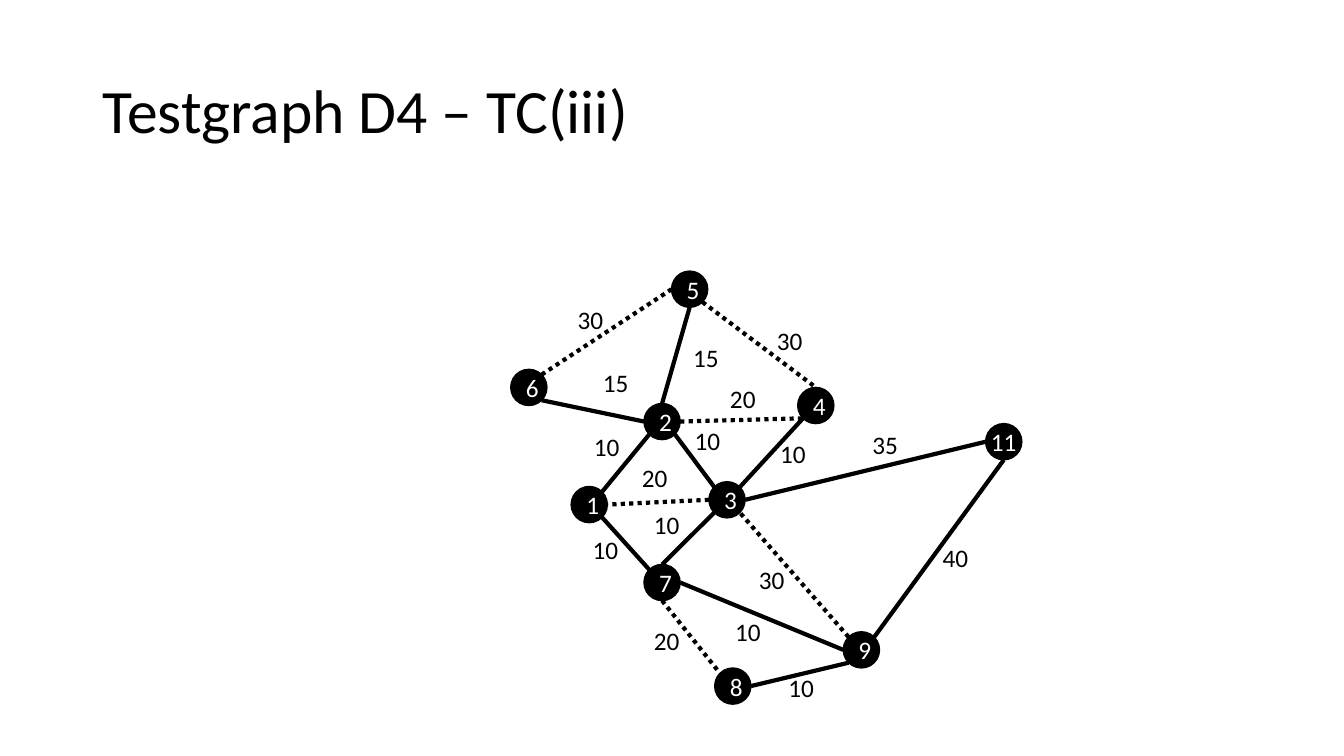
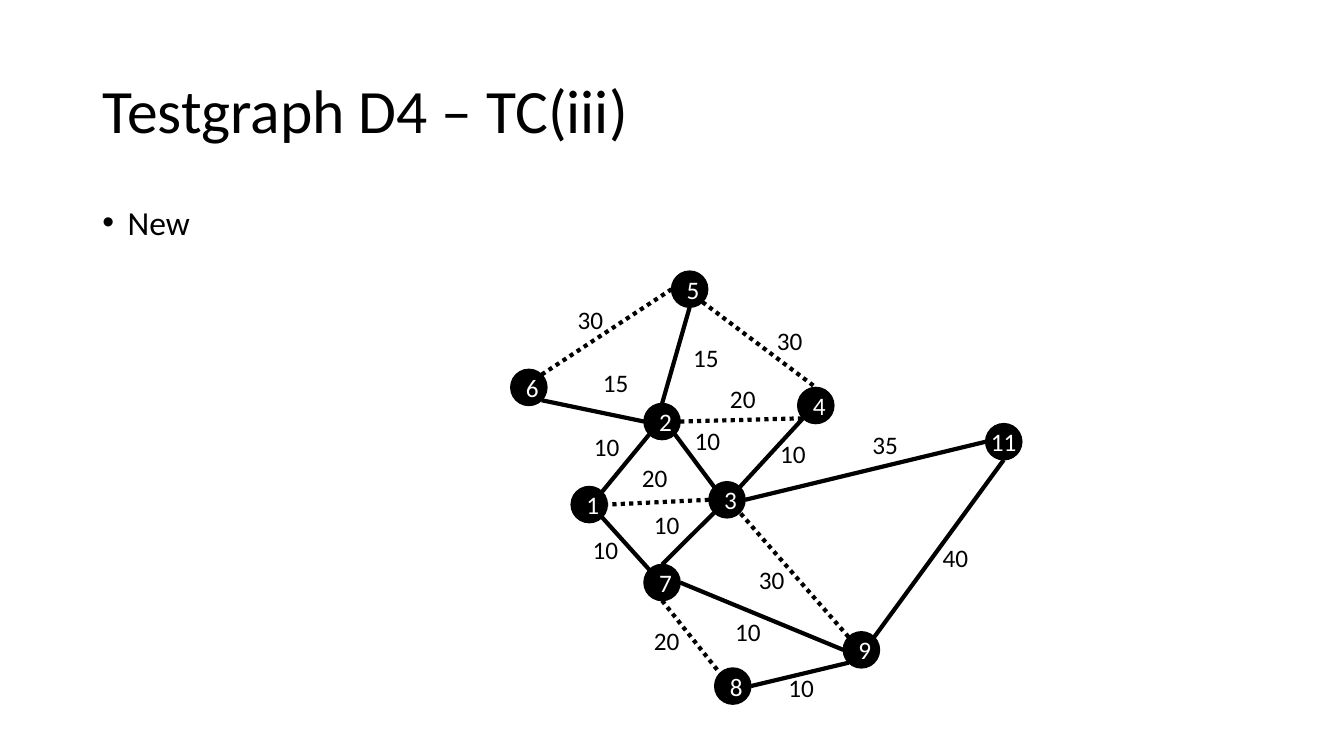
Before and after one commit to eMoflon/cobolt, a slide deck: slide 8 of de.tudarmstadt.maki.modeling.jvlc/instances/testgraphs.pptx. Drawn at 1344x756 pixels with LibreOffice and Linux fonts; fonts in the diff are those of the drawing. Boxes give left, top, right and bottom in pixels: in the first picture for what was removed or moved away, otherwise in the second. Text is boxed around its words. In the diff, an @@ line names an element or a change of style, - is before the commit and + after.

```diff
--- a/de.tudarmstadt.maki.modeling.jvlc/instances/testgraphs.pptx
+++ b/de.tudarmstadt.maki.modeling.jvlc/instances/testgraphs.pptx
@@ text added at <box>128,213,190,236</box>, 24 pt, text #000000 @@
+• New
```
Also in this commit, not shown: 1 other slide changed, 3 other files.
